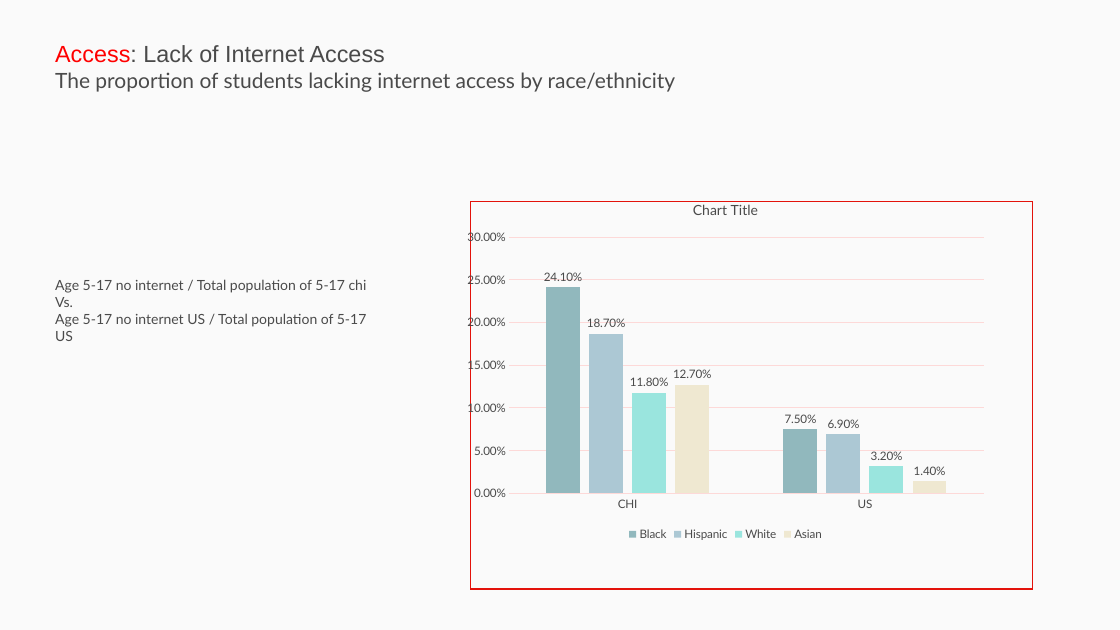
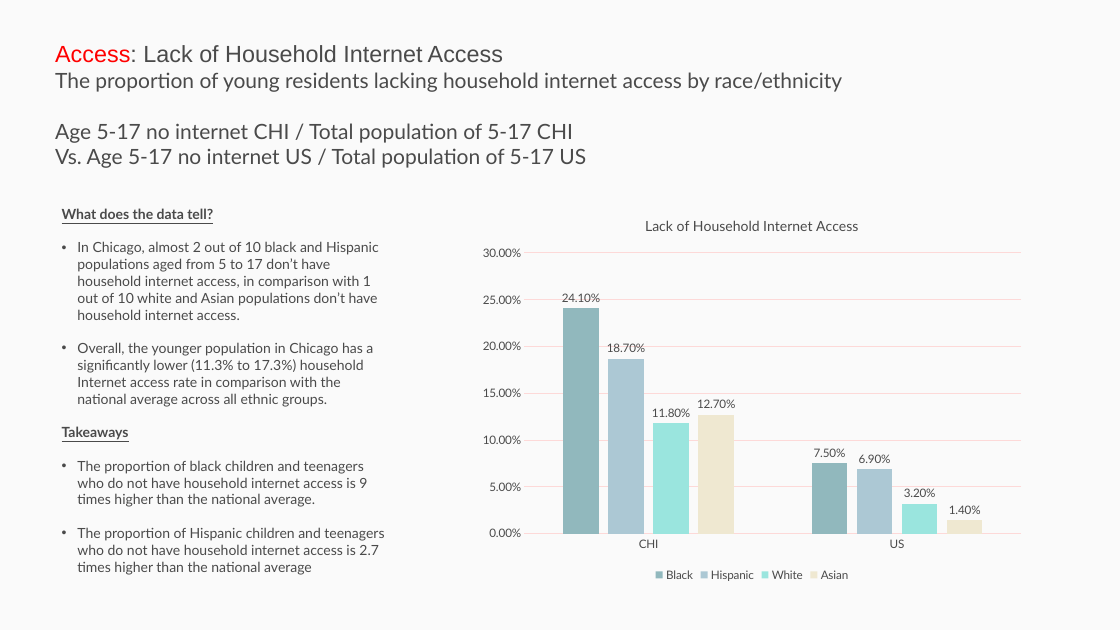
Before and after one commit to p33chicago/P33-DEI-dashboard-project, a slide deck: slide 11 of Deep diving plots.pptx. Drawn at 1120x630 pixels with LibreOffice and Linux fonts; fonts in the diff are those of the drawing. Boxes give left, top, right and bottom in pixels: in the first picture for what was removed or moved away, otherwise in the second. Text is boxed around its words. In the diff, an @@ line names an element or a change of style, - is before the commit and + after.

```diff
--- a/Deep diving plots.pptx
+++ b/Deep diving plots.pptx
@@ rectangle removed at <box>0,0,1120,630</box> @@
@@ text at <box>55,45,842,168</box>: text changed @@
-Access: Lack of Internet Access
-The proportion of students lacking internet access by race/ethnicity
+Access: Lack of Household Internet Access
+The proportion of young residents lacking household internet access by race/ethnicity
+Age 5-17 no internet CHI / Total population of 5-17 CHI
+Vs. Age 5-17 no internet US / Total population of 5-17 US
@@ text added at <box>62,208,384,575</box>, 12 pt, text #4A4A4A @@
+What does the data tell?
+• In Chicago, almost 2 out of 10 black and Hispanic populations aged from 5 to 17 don’t have household internet access, in comparison with 1 out of 10 white and Asian populations don’t have household internet access.
+• Overall, the younger population in Chicago has a significantly lower (11.3% to 17.3%) household Internet access rate in comparison with the national average across all ethnic groups.
+Takeaways
+• The proportion of black children and teenagers who do not have household internet access is 9 times higher than the national average.
+• The proportion of Hispanic children and teenagers who do not have household internet access is 2.7 times higher than the national average
@@ column chart at <box>471,201,1033,586</box> @@
@@ title "Lack of Household Internet Access " added @@
@@ column chart: place and size @@
-column chart at <box>457,187,995,545</box>
+column chart at <box>471,201,1033,586</box>
@@ rectangle removed at <box>471,202,1032,590</box> @@
@@ text removed at <box>55,279,367,341</box> @@
-Age 5-17 no internet / Total population of 5-17 chi
-Vs.
-Age 5-17 no internet US / Total population of 5-17 US
```
Also in this commit, not shown: 10 other slides changed, 1 other file.
